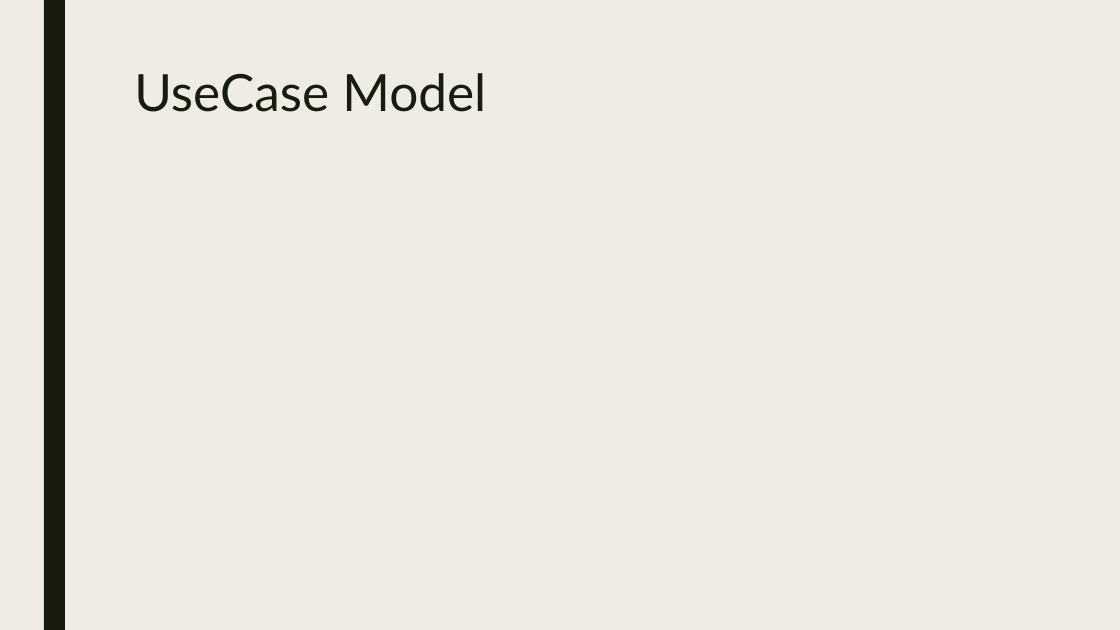
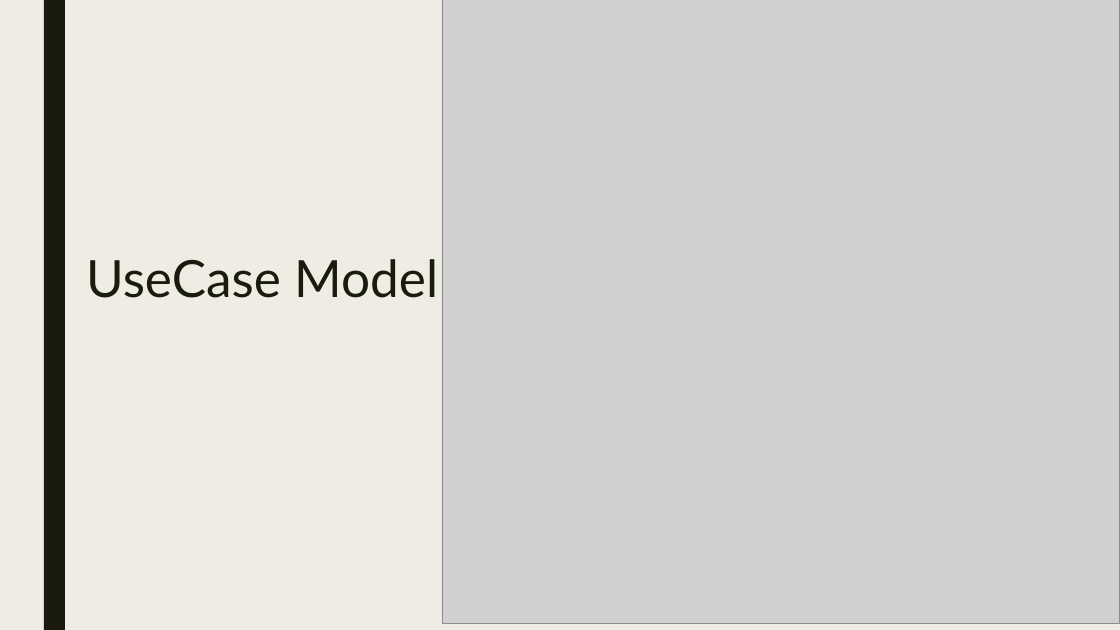
Before and after one commit to LuuHoa/MPP_Project, a slide deck: slide 2 of docs/G1_Presentation.pptx. Drawn at 1120x630 pixels with LibreOffice and Linux fonts; fonts in the diff are those of the drawing; grey boxes stand for pictures. Boxes give left, top, right and bottom in pixels: in the first picture for what was removed or moved away, otherwise in the second. Text is boxed around its words. In the diff, an @@ line names an element or a change of style, - is before the commit and + after.

```diff
--- a/docs/G1_Presentation.pptx
+++ b/docs/G1_Presentation.pptx
@@ picture added at [442,0,1120,623] @@
@@ title "UseCase Model": place and size @@
-title "UseCase Model" at [134,73,486,112]
+title "UseCase Model" at [86,259,438,298]
```
Also in this commit, not shown: 3 other slides changed, 2 slides added, 2 slides removed.
